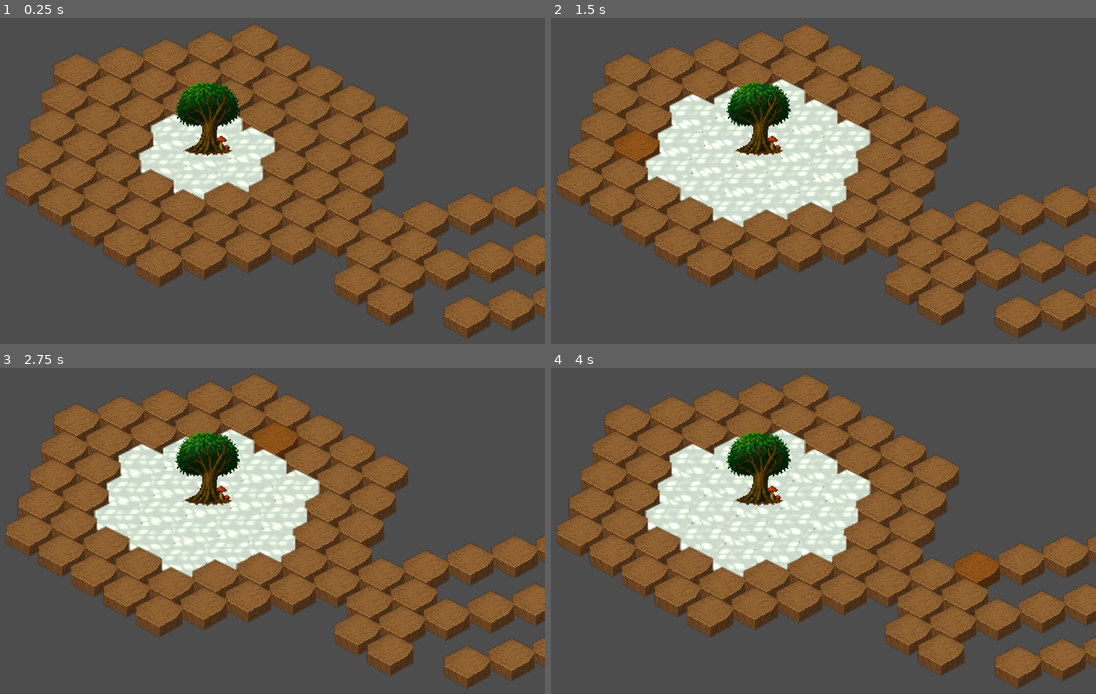
Above: before the commit, frames 1-4 (two rows, left to right).
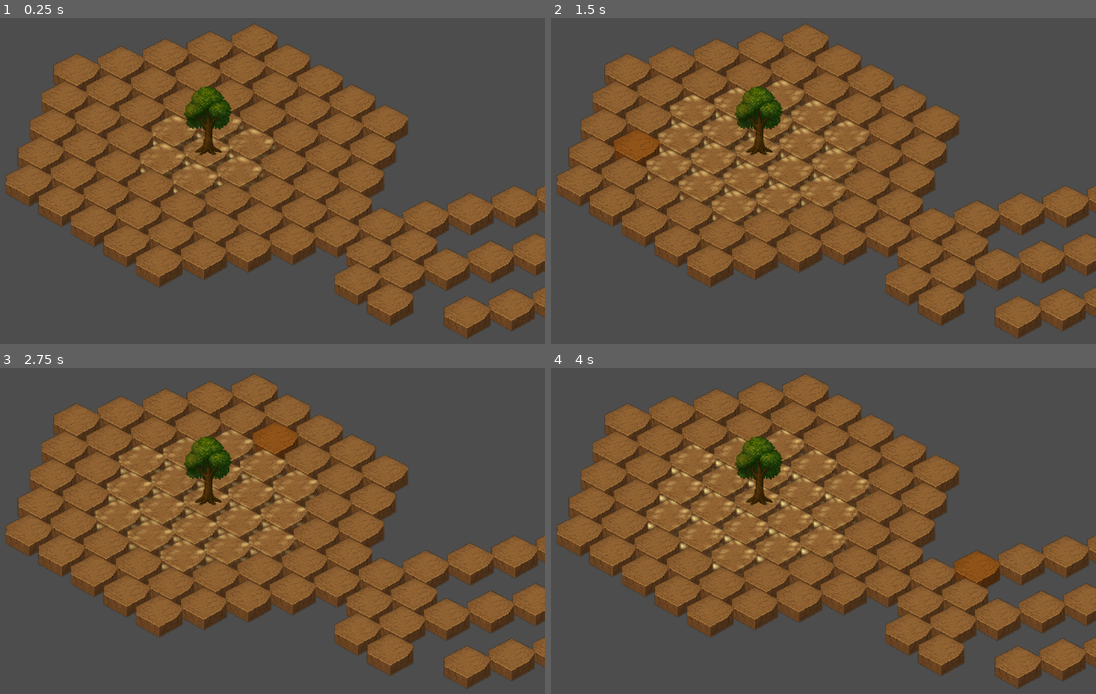
Above: after the commit, the same moments.

Repository: trob-indie/mycelium
Game: Godot game, scene res://scenes/Main.tscn
The game is run twice, just before and just after one commit, with the same random seed, the same clock (stepped at 60 frames per second) and the same inputs.
Inputs (mouse positions are in pixels of both pictures, inside the frame that each line leads up to):
- Up to frame 1 (0.25 s): no input
- Up to frame 2 (1.5 s): move the mouse to (905, 135) at 0.52 s; click (905, 135) at 0.67 s; tap Enter at 1.25 s; drag from (621, 174) to (627, 73) at 1.27 s
- Up to frame 3 (2.75 s): tap Space at 2 s; move the mouse to (272, 420) at 2.02 s; click (272, 420) at 2.17 s
- Up to frame 4 (4 s): tap Enter at 2.75 s; drag from (725, 579) to (616, 452) at 2.77 s; tap Space at 3.5 s; move the mouse to (959, 560) at 3.52 s; click (959, 560) at 3.67 s

The runs differ from the first frame. In frame 1, 5.2% of the frame differs, in the area x 25-51%, y 19-57%; in frame 2, 12%; in frame 3, 12%, in the area x 17-59%, y 18-65%; in frame 4, 12%.

Commit message:
updated tree sprite; improved mycelium shaders

Diff:
--- a/materials/EnemyMycelium.tres
+++ b/materials/EnemyMycelium.tres
@@ -7,9 +7,9 @@
 shader_parameter/time_speed = 0.4
 shader_parameter/web_density = 14.0
 shader_parameter/pulse_speed = 2.0
-shader_parameter/glow_strength = 0.5
-shader_parameter/base_color = Color(0.443137, 0.443137, 0.443137, 0.870588)
+shader_parameter/glow_strength = 0.8
 shader_parameter/web_color = Vector4(1, 0.4, 0.4, 1)
 shader_parameter/pulse_color = Vector4(1, 0.2, 0.2, 1)
 shader_parameter/is_hovered = false
 shader_parameter/is_selected = false
+shader_parameter/flash_invalid = false
--- a/materials/Mycelium.tres
+++ b/materials/Mycelium.tres
@@ -7,9 +7,9 @@
 shader_parameter/time_speed = 0.4
 shader_parameter/web_density = 14.0
 shader_parameter/pulse_speed = 2.0
-shader_parameter/glow_strength = 0.5
-shader_parameter/base_color = Color(0.8, 0.85098, 0.8, 0.858824)
+shader_parameter/glow_strength = 0.8
 shader_parameter/web_color = Vector4(0.6, 1, 0.6, 1)
 shader_parameter/pulse_color = Vector4(0.6, 0, 0.2, 1)
 shader_parameter/is_hovered = false
 shader_parameter/is_selected = false
+shader_parameter/flash_invalid = false
--- a/scenes/BaseTree.tscn
+++ b/scenes/BaseTree.tscn
@@ -1,10 +1,10 @@
 [gd_scene load_steps=2 format=3 uid="uid://dct65tcl38yp0"]
 
-[ext_resource type="Texture2D" uid="uid://daf2n3ippnx0e" path="res://sprites/tree.png" id="1_j8dpl"]
+[ext_resource type="Texture2D" uid="uid://djnyhgdunlqa6" path="res://sprites/tree1.png" id="1_41irp"]
 
 [node name="BaseTree" type="Node2D"]
 
 [node name="Sprite2D" type="Sprite2D" parent="."]
-position = Vector2(1, -64)
-scale = Vector2(0.135, 0.135)
-texture = ExtResource("1_j8dpl")
+position = Vector2(1, -56)
+scale = Vector2(0.2, 0.2)
+texture = ExtResource("1_41irp")
--- a/shaders/Mycelium.gdshader
+++ b/shaders/Mycelium.gdshader
@@ -4,13 +4,11 @@
 uniform float web_density = 14.0;
 uniform float pulse_speed = 2.0;
 uniform float glow_strength = 0.3;
-uniform vec4 base_color : source_color = vec4(0.9, 1.0, 0.9, 1.0);
 uniform vec4 web_color = vec4(0.6, 1.0, 0.6, 1.0);
 uniform vec4 pulse_color = vec4(0.8, 0.2, 0.5, 1.0);
 
 uniform bool is_hovered = false;
 uniform bool is_selected = false;
-
 uniform bool flash_invalid = false;
 
 void fragment() {
@@ -20,28 +18,41 @@
 	// Tangled wave pattern
 	float tangle = sin(uv.x + sin(uv.y + t)) * cos(uv.y + t * 0.5);
 	tangle *= sin(uv.y * 1.5 + t * 0.7);
-
-	// Normalize the tangle
 	tangle = abs(tangle);
 
-	// Pulsing effect based on time and position
+	// Pulsing effect
 	float pulse = sin(uv.x + t * pulse_speed) * sin(uv.y - t * pulse_speed * 1.2);
 	pulse = pulse * 0.5 + 0.5;
 
-	// Combine glow, tangle, and pulse
-	float web_intensity = tangle * pulse * glow_strength;
+	// Radial fade from edge to center
+	vec2 centered_uv = UV - vec2(0.5);
+	float dist = length(centered_uv);
+	float edge_fade = smoothstep(0.05, 0.5, dist); // edge = 1, center = 0
 
-	vec4 final_color = base_color + web_color * web_intensity + pulse_color * web_intensity * 0.5;
-	final_color.a = texture(TEXTURE, UV).a;
+	// Web glow intensity
+	float web_intensity = tangle * pulse * glow_strength * edge_fade;
+
+	// Sample base texture
+	vec4 tex_color = texture(TEXTURE, UV);
+
+	// Compose mycelium overlay
+	vec4 web_overlay = web_color * web_intensity + pulse_color * web_intensity * 0.5;
+
+	// Combine base texture + overlay (overlay fades near center)
+	vec4 final_color = tex_color + web_overlay;
+	final_color.a = tex_color.a;
+
+	// Hover / select highlights
+	if (is_selected) {
+		final_color.rgb = mix(final_color.rgb, vec3(0.4, 1.0, 0.4), 0.6); // green
+	} else if (is_hovered) {
+		final_color.rgb = mix(final_color.rgb, vec3(1.0, 0.85, 0.5), 0.5); // yellow-orange
+	}
+
+	// Flash red if invalid
+	if (flash_invalid) {
+		final_color.rgb = mix(final_color.rgb, vec3(1.0, 0.2, 0.2), 0.7); // red flash
+	}
 
 	COLOR = final_color;
-
-	if (is_selected) {
-		COLOR.rgb = mix(COLOR.rgb, vec3(0.4, 1.0, 0.4), 0.6); // green highlight
-	} else if (is_hovered) {
-		COLOR.rgb = mix(COLOR.rgb, vec3(1.0, 0.85, 0.5), 0.5); // yellow-orange hover
-	}
-	if (flash_invalid) {
-		COLOR.rgb = mix(COLOR.rgb, vec3(1.0, 0.2, 0.2), 0.7); // flash red
-	}
 }
Binary file added: sprites/tree1.png
Not shown, added: sprites/tree1.png.import
Binary file added: sprites/tree2.png
Not shown, added: sprites/tree2.png.import
Binary file added: sprites/tree3.png
Not shown, added: sprites/tree3.png.import
